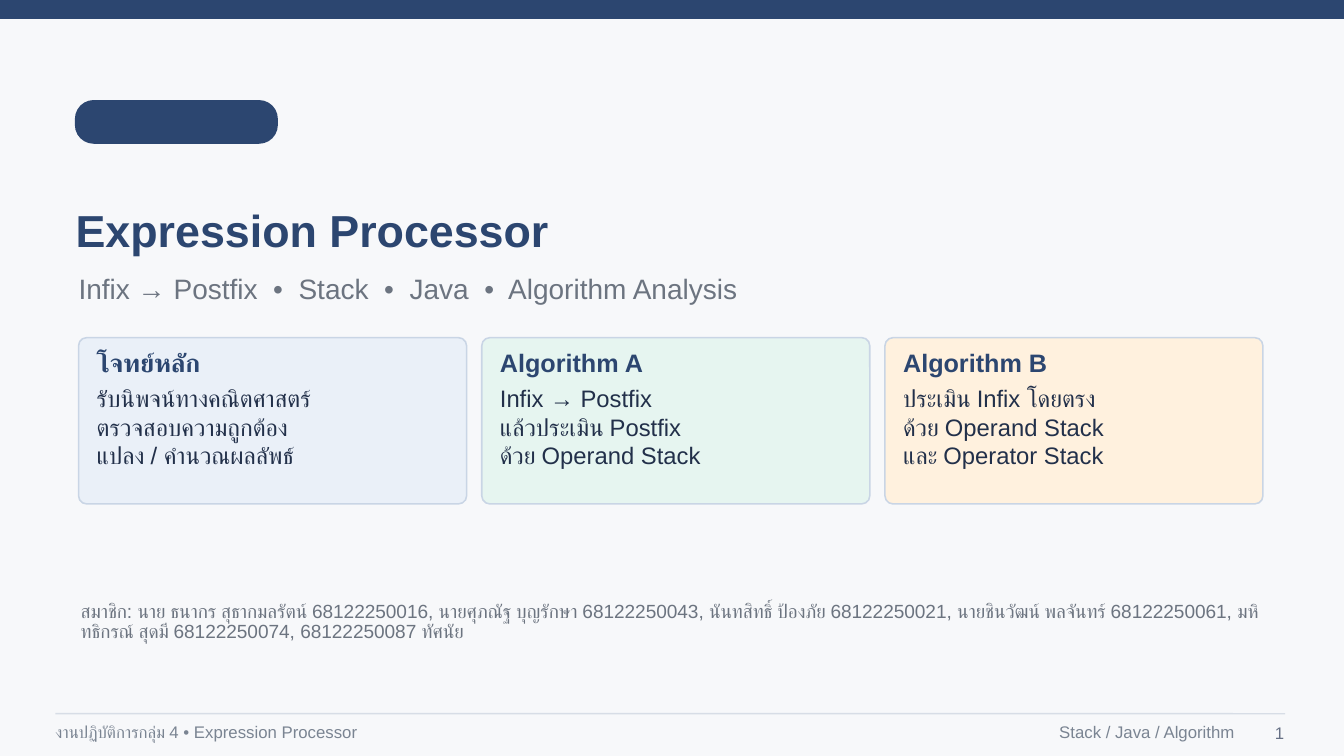
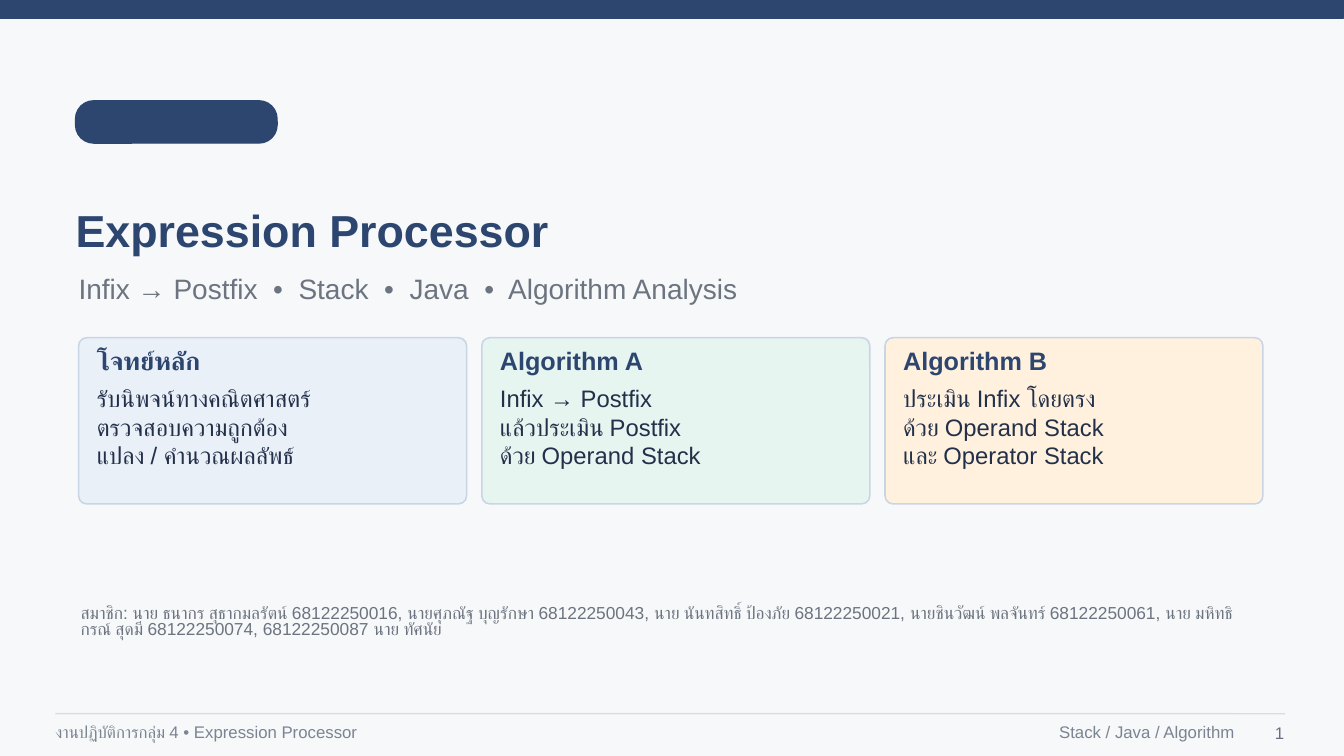
Before and after one commit to s68122250021-svg/stack-algorithm-group04, a slide deck: slide 1 of presentation/Stack_Group04_Presentation.pptx. Drawn at 1344x756 pixels with LibreOffice and Linux fonts; fonts in the diff are those of the drawing. Boxes give left, top, right and bottom in pixels: in the first picture for what was removed or moved away, otherwise in the second. Text is boxed around its words. In the diff, an @@ line names an element or a change of style, - is before the commit and + after.

```diff
--- a/presentation/Stack_Group04_Presentation.pptx
+++ b/presentation/Stack_Group04_Presentation.pptx
@@ line spacing 1 to 0.9 in 3 elements at [97,351,200,371], [500,351,643,376], [903,351,1047,376] @@
@@ text at [81,605,1232,640]: text changed; size 13.6 to 12.4 pt @@
-สมาชิก: นาย ธนากร สุธากมลรัตน์ 68122250016, นายศุภณัฐ บุญรักษา 68122250043, นันทสิทธิ์ ป้องภัย 68122250021, นายชินวัฒน์ พลจันทร์ 68122250061, มหิทธิกรณ์ สุดมี 68122250074, 68122250087 ทัศนัย
+สมาชิก: นาย ธนากร สุธากมลรัตน์ 68122250016, นายศุภณัฐ บุญรักษา 68122250043, นาย นันทสิทธิ์ ป้องภัย 68122250021, นายชินวัฒน์ พลจันทร์ 68122250061, นาย มหิทธิกรณ์ สุดมี 68122250074, 68122250087 นาย ทัศนัย
```
Also in this commit, not shown: 10 other slides changed.
